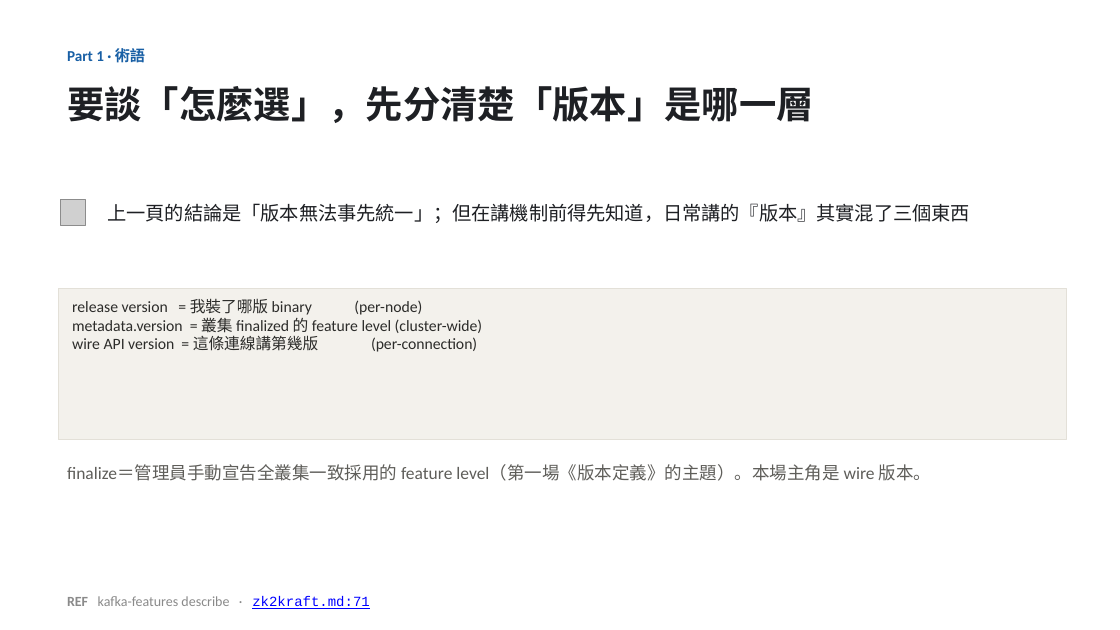
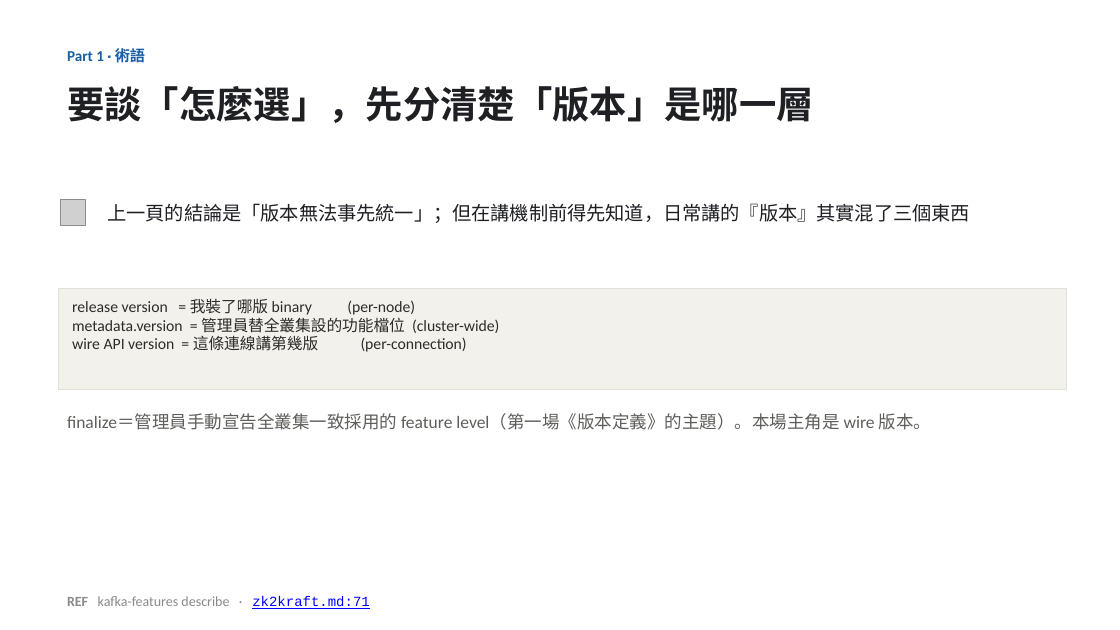
Before and after one commit to unknowntpo/kafka, a slide deck: slide 4 of study/version-control/kafka-version-negotiation.pptx. Drawn at 1120x630 pixels with LibreOffice and Linux fonts; fonts in the diff are those of the drawing; grey boxes stand for pictures. Boxes give left, top, right and bottom in pixels: in the first picture for what was removed or moved away, otherwise in the second. Text is boxed around its words. In the diff, an @@ line names an element or a change of style, - is before the commit and + after.

```diff
--- a/study/version-control/kafka-version-negotiation.pptx
+++ b/study/version-control/kafka-version-negotiation.pptx
@@ rectangle "release version = 我裝了哪版 binary ...": place and size @@
-rectangle "release version = 我裝了哪版 binary ..." at [59, 288, 1067, 439]
+rectangle "release version = 我裝了哪版 binary ..." at [59, 288, 1067, 389]
@@ text in rectangle at [72, 317, 499, 336]: text changed @@
-metadata.version = 叢集 finalized 的 feature level (cluster-wide)
+metadata.version = 管理員替全叢集設的功能檔位 (cluster-wide)
@@ text "finalize＝管理員手動宣告全叢集一致採用的 feature level（第一場《版本定義》的主題）。本場主角是 w ...": place and size @@
-text "finalize＝管理員手動宣告全叢集一致採用的 feature level（第一場《版本定義》的主題）。本場主角是 w ..." at [67, 464, 931, 481]
+text "finalize＝管理員手動宣告全叢集一致採用的 feature level（第一場《版本定義》的主題）。本場主角是 w ..." at [67, 413, 931, 430]
```
Also in this commit, not shown: 1 other file.
